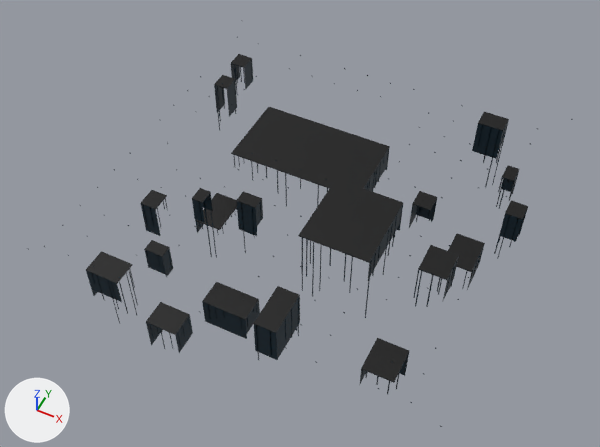
Before and after pictures for a commit that changed the glTF model netrun/assets/models/env/far_floor_c.glb.
Both versions are drawn from a camera (50 mm lens) standing at (6.54, -14.25, 15.73) and looking at (-0.29, -0.58, -1.35). The lights are fixed; the arrows at lower left show +X, +Y and +Z. The first picture is the older version. Vertices at exactly the same position are counted once.

The scene before the commit, as lines of its bpy script (objects in view):
```python
me_far_floor_skirt = bpy.data.meshes.new('far_floor_skirt')
me_far_floor_skirt.from_pydata(...)  # 146 vertices, 80 faces; spans x -4.98..5.18, y -5.15..4.74, z -2.98..-0.03
me_far_floor_skirt.materials.append(mat_shell_soft)
me_far_floor_streaks_hang = bpy.data.meshes.new('far_floor_streaks_hang')
me_far_floor_streaks_hang.from_pydata(...)  # 932 vertices, 466 faces; spans x -5.0..5.19, y -5.15..4.74, z -2.83..-0.03
me_far_floor_streaks_hang.materials.append(mat_streaks)
me_tiles = bpy.data.meshes.new('tiles')
me_tiles.from_pydata(...)  # 320 vertices, 560 faces; spans x -4.98..5.18, y -5.15..4.74, z -2.42..0.0
me_tiles.materials.append(mat_solid_dark)
ob_far_floor_skirt = bpy.data.objects.new('far_floor_skirt', me_far_floor_skirt)
ob_far_floor_skirt.location = (0.0, 0.0, 0.0)
ob_far_floor_streaks_hang = bpy.data.objects.new('far_floor_streaks_hang', me_far_floor_streaks_hang)
ob_far_floor_streaks_hang.location = (0.0, 0.0, 0.0)
ob_tiles = bpy.data.objects.new('tiles', me_tiles)
ob_tiles.location = (0.0, 0.0, 0.0)
```
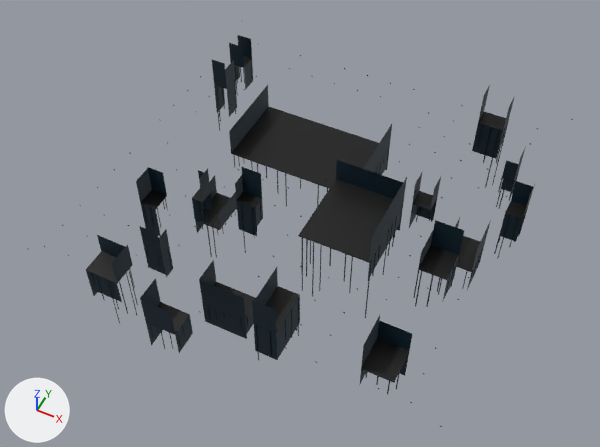
Where the change shows, as pixel boxes (x1, y1, x2, y2) in the pictures (600 x 447 px):
'far_floor_skirt', reshaped (7% taller): before (86, 59, 528, 384); after (86, 35, 535, 384)
part 1 of me_far_floor_skirt, added: after (418, 220, 465, 268)
part 2 of me_far_floor_skirt, added: after (235, 167, 262, 200)
part 3 of me_far_floor_skirt, added: after (97, 35, 535, 368)

The change in detail:
me_far_floor_skirt is used by ob_far_floor_skirt; location (0.0, 0.0, 0.0).
me_far_floor_skirt had 146 vertices, 80 faces and spanned x -4.98..5.18, y -5.15..4.74, z -2.98..-0.03.
me_far_floor_skirt now has 292 vertices, 160 faces and spans x -4.98..5.18, y -5.15..4.74, z -2.98..0.97.
me_far_floor_skirt part 1: the loose piece of 7 vertices spanning x -1.74..-1.17, y -1.45..-1.08, z -1.45..-0.32 is copied, and the copy is scaled about its middle by (-1.28, -2.29, -0.81), then moved by (5.28, -0.01, 1.34); it spans x 3.46..4.2, y -1.7..-0.85, z 0.0..0.91.
me_far_floor_skirt part 2: the loose piece of 7 vertices spanning x -1.74..-1.17, y -1.45..-1.08, z -1.45..-0.32 is copied, and the copy is scaled about its middle by (-1, -1, -0.82), then moved by (0.0, 0.0, 1.06); it spans x -1.74..-1.17, y -1.45..-1.08, z -0.29..0.63.
Part 3, on me_far_floor_skirt:
94 vertices are added at x -4.98..5.18, y -5.15..4.41, z -2.39..0.97.
8 new vertices lie (0.0, 0.55, 0.0) away from vertices in x 2.2..3.77, y 1.49..4.19, z -1.34..0.86.
6 new vertices lie (0.0, 0.53, 0.0) away from vertices in x -4.53..5.18, y 1.82..3.05, z -0.84..0.12.
6 new vertices lie (0.0, 0.0, 0.92) away from vertices in x -4.85..0.8, y -5.15..3.16, z -1.65..-1.12.
6 new vertices lie (0.0, 0.0, 0.65) away from vertices in x -4.2..-2.35, y -4.21..0.24, z -2.39..0.0.
6 new vertices lie (0.0, 0.0, 0.93) away from vertices in x -3.7..-0.3, y -3.71..-2.98, z -1.94..-1.5.
6 new vertices lie (0.0, 0.0, 0.75) away from vertices in x -3.51..5.18, y -3.17..2.35, z -2.39..-0.84.
72 new faces join them.
